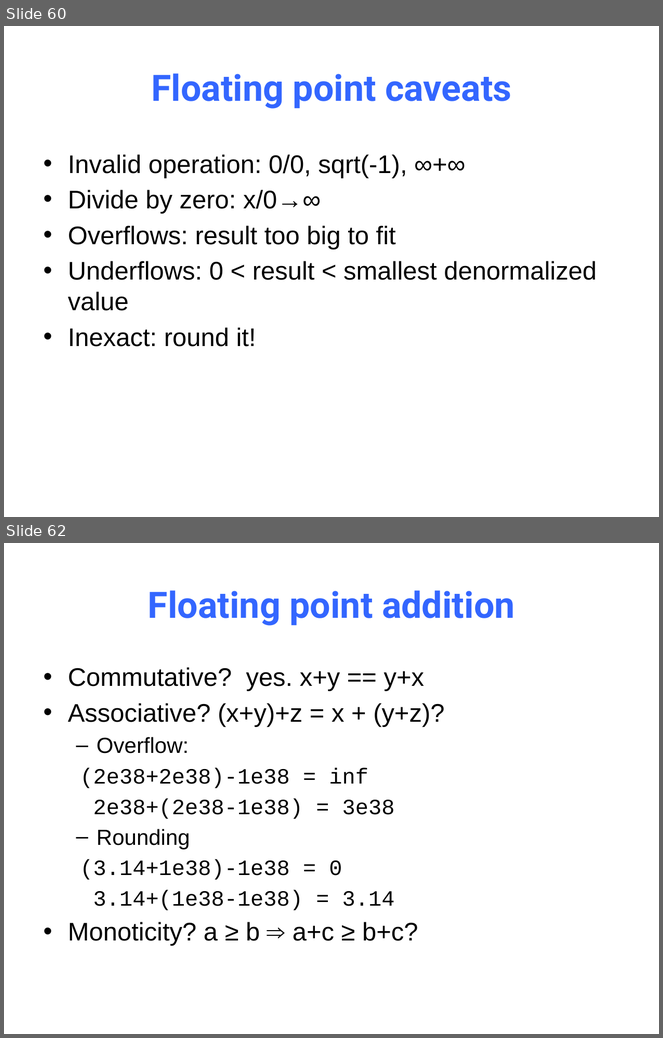
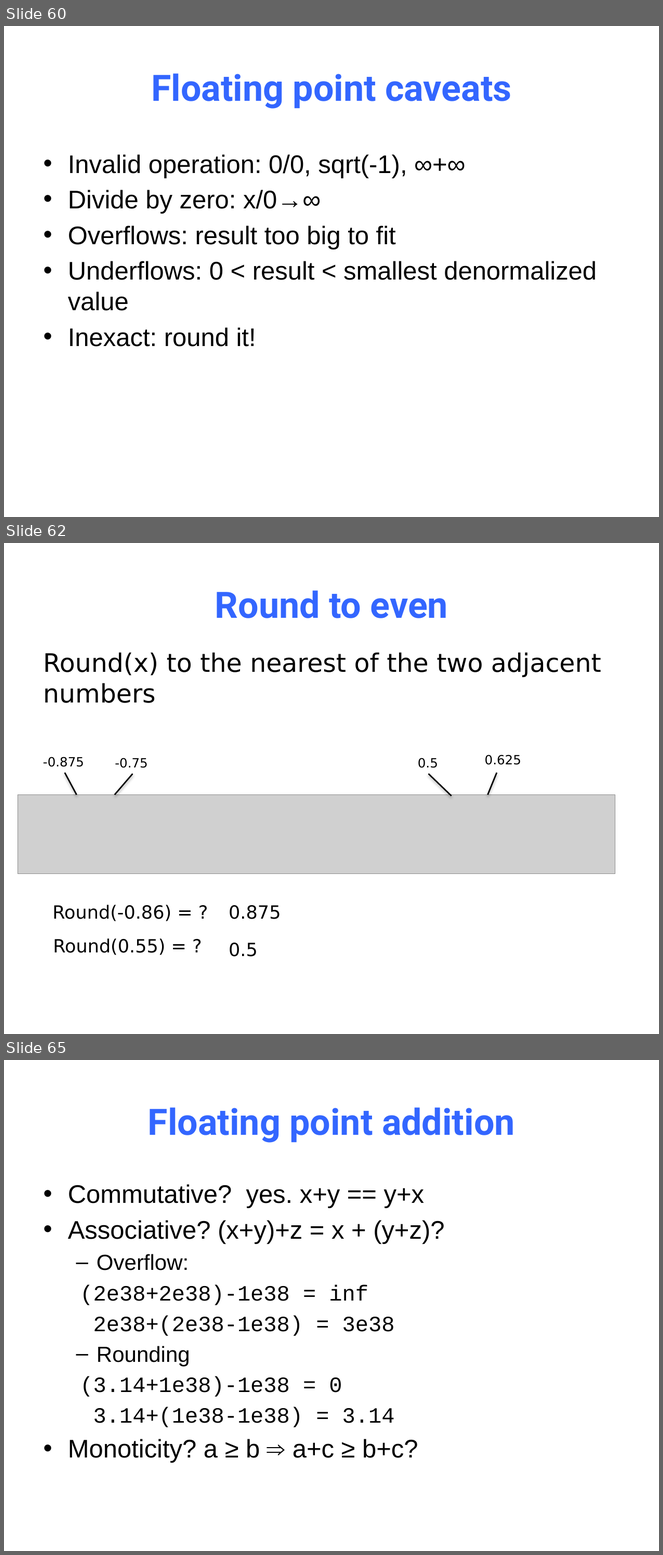
Before and after one commit to NYU-CSO/nyu-cso.github.io, a slide deck: notes/03-floats.pptx. Shown one above the other, each under a label of ours: slides 60 and 62 before the commit, slides 60, 62 and 65 after it; the slides between them are not shown. The pictures are 663x1038 and 663x1555 pixels, drawn with LibreOffice and Linux fonts; fonts in the diff are those of the drawing; grey boxes stand for pictures. Boxes give left, top, right and bottom in pixels: in the first picture for what was removed or moved away, otherwise in the second. Text is boxed around its words. In the diff, an @@ line names an element or a change of style, - is before the commit and + after.

```diff
--- a/notes/03-floats.pptx
+++ b/notes/03-floats.pptx
@@ slide 62 added at [4,543,659,1034], background #FFFFFF @@
@@ title added at [215,590,448,618], 40 pt, text #3366FF, bold @@
+Round to even
@@ text added at [43,652,601,703], 28 pt, text #000000 @@
+Round(x) to the nearest of the two adjacent numbers
@@ group added at [18,755,616,874]: 4 texts, 4 lines, 1 picture @@
+-0.875
+-0.75
+0.5
+0.625
@@ text added at [52,905,171,922], 20 pt, text #000000 @@
+Round(-0.86) = ?
@@ text added at [229,905,281,919], 20 pt, text #000000 @@
+0.875
@@ text added at [53,939,165,955], 20 pt, text #000000 @@
+Round(0.55) = ?
@@ text added at [229,943,258,957], 20 pt, text #000000 @@
+0.5
@@ what was slide 62 is now slide 65 @@
```
Also in this commit, not shown: 5 slides changed, 2 other slides added, 1 other file.
